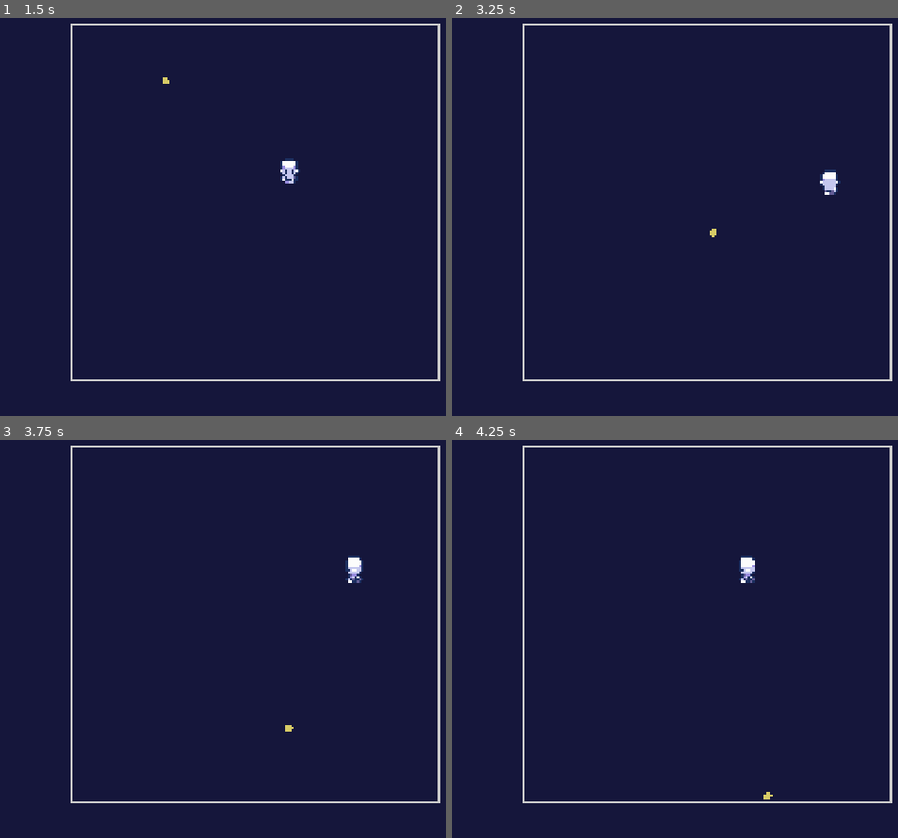
Above: before the commit, frames 1-4 (two rows, left to right).
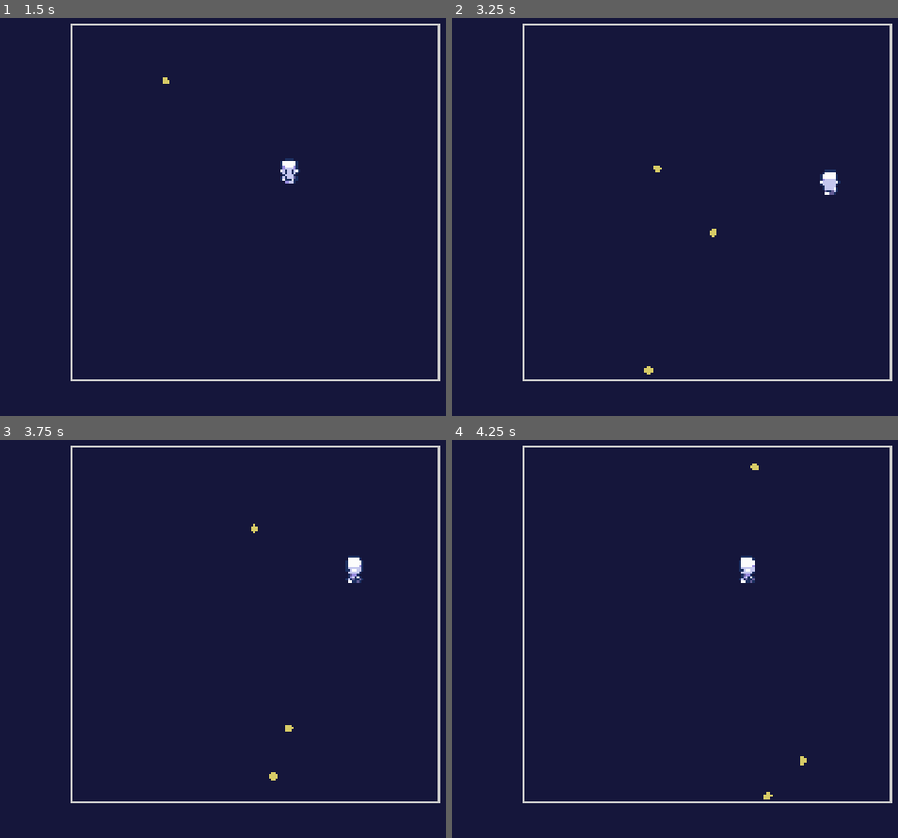
Above: after the commit, the same moments.

Repository: CSIE-Challenge/Challenge2026-godot
Game: Godot game, scene res://scenes/game.tscn
Same seed, same stepped clock (60 frames per second), same inputs: the game is played once before the commit and once after it.
Inputs:
- Up to frame 1 (1.5 s): tap Enter at 0.5 s; hold Right (ui_right) 0.53-1.28 s; hold Down (ui_down) from 1.28 s (still down)
- Up to frame 2 (3.25 s): release Down (ui_down) at 2.03 s; hold Right (ui_right) 2.03-2.78 s; hold Up (ui_up) from 2.78 s (still down)
- Up to frame 3 (3.75 s): release Up (ui_up) at 3.53 s; hold Left (ui_left) from 3.53 s (still down)
- Up to frame 4 (4.25 s): keep holding Left (ui_left)

Frame 1 is identical in both runs. In frame 2, less than 0.1% of the frame differs, in the area x 43-48%, y 37-90%; in frame 3, less than 0.1%; in frame 4, less than 0.1%.

Commit message:
feat: implement logic for gradual bullet density increase

Diff:
--- a/project.godot
+++ b/project.godot
@@ -22,6 +22,10 @@
 window/size/mode=2
 window/stretch/mode="canvas_items"
 
+[dotnet]
+
+project/assembly_name="Challenge2026-godot"
+
 [layer_names]
 
 2d_physics/layer_1="Player"
--- a/scenes/game.tscn
+++ b/scenes/game.tscn
@@ -1,8 +1,9 @@
-[gd_scene load_steps=7 format=3 uid="uid://n0xoexwsohn5"]
+[gd_scene load_steps=8 format=3 uid="uid://n0xoexwsohn5"]
 
 [ext_resource type="Script" uid="uid://dwts357eee5ev" path="res://scenes/game.gd" id="1_lnu2h"]
 [ext_resource type="PackedScene" uid="uid://bo8c04xo40bla" path="res://scenes/player.tscn" id="1_uwrxv"]
 [ext_resource type="PackedScene" uid="uid://dv3wbu2kgn81u" path="res://scenes/trap.tscn" id="2_yqjtg"]
+[ext_resource type="Script" uid="uid://dmq0pbww27rb2" path="res://scenes/trap_spawner.gd" id="4_lbhrr"]
 
 [sub_resource type="StyleBoxFlat" id="StyleBoxFlat_8cj0n"]
 bg_color = Color(0.6, 0.6, 0.6, 0)
@@ -68,3 +69,14 @@
 
 [node name="Trap" parent="." instance=ExtResource("2_yqjtg")]
 position = Vector2(556, 779)
+
+[node name="TrapSpawner" type="Node2D" parent="."]
+position = Vector2(1000, 530)
+script = ExtResource("4_lbhrr")
+trap_scene = ExtResource("2_yqjtg")
+
+[node name="Timer" type="Timer" parent="TrapSpawner"]
+wait_time = 1.5
+autostart = true
+
+[connection signal="timeout" from="TrapSpawner/Timer" to="TrapSpawner" method="_on_timer_timeout"]
--- a/scenes/trap.gd
+++ b/scenes/trap.gd
@@ -12,3 +12,7 @@
 	if collision:
 		var wall_normal = collision.get_normal()
 		velocity = velocity.bounce(wall_normal)
+
+# added from feat/trap_spawner, use queue_free() to remove traps
+func _on_visible_on_screen_notifier_2d_screen_exited() -> void:
+	queue_free() # Deletes the trap once it leaves the screen
--- /dev/null
+++ b/scenes/trap_spawner.gd
@@ -0,0 +1,46 @@
+extends Node2D
+
+@export var trap_scene: PackedScene # Drag your trap.tscn here in the Inspector
+@export var spawn_interval: float = 1.5 # Seconds between spawns
+
+func _ready() -> void:
+    var timer = Timer.new()
+    add_child(timer)
+    timer.wait_time = spawn_interval
+    timer.autostart = true
+    timer.one_shot = false
+    timer.timeout.connect(_on_timer_timeout)
+
+    # Spawn the first one immediately
+    _on_timer_timeout()
+
+func _on_timer_timeout() -> void:
+    if trap_scene:
+        var new_trap = trap_scene.instantiate()
+
+        # Define the boundary based on your provided images
+        var x_min = 524.5
+        var x_max = 1463.5
+        var y_min = 75.5
+        var y_max = 981.5
+
+        # Pick a random spot inside those sticks
+        var spawn_pos = Vector2(
+        randf_range(x_min, x_max),
+        randf_range(y_min, y_max)
+        )
+
+        var side = randi() % 4 # Pick a number 0, 1, 2, or 3
+
+        match side:
+            0: # Left edge: X is fixed, Y is random
+                spawn_pos.x = x_min
+            1: # Right edge: X is fixed, Y is random
+                spawn_pos.x = x_max
+            2: # Top edge: Y is fixed, X is random
+                spawn_pos.y = y_min
+            3: # Bottom edge: Y is fixed, X is random
+                spawn_pos.y = y_max
+
+        new_trap.global_position = spawn_pos
+        get_parent().add_child(new_trap)
Not shown, added: scenes/trap_spawner.gd.uid
